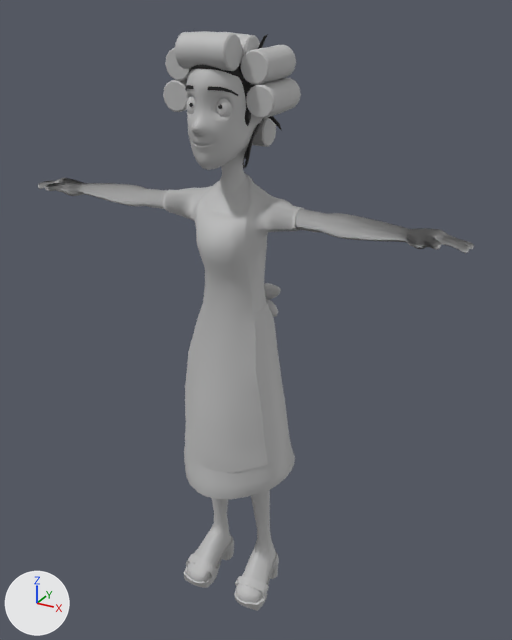
Before and after pictures for a commit that changed the FBX model El_Chavo/Assets/Animaciones/DoñaFlorinda/DoñaFlorinda_Lanzando.fbx.
Both versions are drawn from a camera (50 mm lens) standing at (0.926, -1.556, 1.703) and looking at (0.037, 0.06, 0.895). Lighting does not change. The marker at lower left points along +X, +Y and +Z. Where no turn or scale is listed for an object, it has been applied to the vertices.

In view in the first picture: 'Doña_florinda02_rig_V01:DF_Brazos', 'Doña_florinda02_rig_V01:DF_Piernas', 'Doña_florinda02_rig_V01:DF_cabello1', 'Doña_florinda02_rig_V01:DF_cabello_gallos', 'Doña_florinda02_rig_V01:DF_cabeza', 'Doña_florinda02_rig_V01:DF_ceja_der', 'Doña_florinda02_rig_V01:DF_ceja_izq', 'Doña_florinda02_rig_V01:DF_cuerpo', 'Doña_florinda02_rig_V01:DF_ojo_der', 'Doña_florinda02_rig_V01:DF_ojo_izq', 'Doña_florinda02_rig_V01:DF_tubos'.
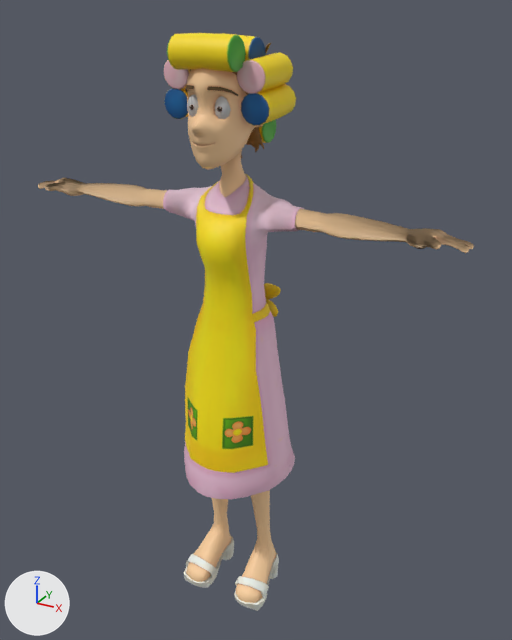
The change, as a list of edits to the scene's bpy script:
```text
Change mat_doña_florinda02_rig_v01_doña_florinda_mat:
    remove mat_doña_florinda02_rig_v01_doña_florinda_mat.base_color = (0.5, 0.5, 0.5)  # grey #bcbcbc
    add mat_doña_florinda02_rig_v01_doña_florinda_mat.texture = img_doña_florinda_03_doña_florinda_mat_albedotransparency_png
Change me_mesh:
    used by ob_doña_florinda02_rig_v01_df_cabeza; location = (0.004, 0.0, 0.0); rotation_euler = (1.571, 0.0, 0.0), in degrees (90, 0, 0); scale = (0.0101, 0.0101, 0.0101)
    remove me_mesh.from_pydata(...)  # 738 vertices, 706 faces; spans x -10.3..9.4, y 124.8..158.4, z -6.7..16.3
    add me_mesh.from_pydata(...)  # 738 vertices, 706 faces; spans x -1.7..1.7, y 20.4..25.9, z -0.7..2.7
    me_mesh part 1: 738 vertices removed from x -10.3..9.4, y 124.8..158.4, z -6.7..16.3
    me_mesh part 2: 738 vertices added at x -1.7..1.7, y 20.4..25.9, z -0.7..2.7
Change me_mesh_004:
    used by ob_doña_florinda02_rig_v01_df_cabello1; location = (0.0, -0.028, 1.465); rotation_euler = (1.658, 0.0, 0.0), in degrees (95, 0, 0); scale = (0.062, 0.062, 0.062)
    remove me_mesh_004.from_pydata(...)  # 946 vertices, 930 faces; spans x -1.45..1.45, y -2.3..2.31, z -1.62..1.42
    remove me_mesh_004.materials.append(mat_doña_florinda02_rig_v01_phong3)  # black #000000
    add me_mesh_004.from_pydata(...)  # 436 vertices, 414 faces; spans x -1.56..1.56, y -2.03..2.03, z -1.42..1.42
    me_mesh_004 part 11: 946 vertices removed from x -1.45..1.45, y -2.3..2.31, z -1.62..1.42; 436 vertices added at x -1.56..1.56, y -2.03..2.03, z -1.42..1.42
    add me_mesh_004.materials.append(mat_doña_florinda02_rig_v01_doña_florinda_mat)  # picture img_doña_florinda_03_doña_florinda_mat_albedotransparency_png
Change me_mesh_003:
    used by ob_doña_florinda02_rig_v01_df_tubos; location = (-0.002, -0.005, 1.518); rotation_euler = (1.658, 0.0, 0.0), in degrees (95, 0, 0); scale = (0.062, 0.062, 0.062)
    remove me_mesh_003.from_pydata(...)  # 648 vertices, 756 faces; spans x -2.62..2.62, y -2.33..2.35, z -2.06..1.96
    add me_mesh_003.from_pydata(...)  # 360 vertices, 420 faces; spans x -1.47..1.47, y -2.08..2.08, z -1.85..1.85
    me_mesh_003 part 3: the loose piece of 72 vertices spanning x -1.08..1.1, y 1.0..2.35, z 0.67..1.96 is rebuilt with 72 vertices and now spans x -1.32..1.34, y 0.78..2.08, z 0.59..1.85
    me_mesh_003 part 4: the loose piece of 72 vertices spanning x -1.19..1.19, y -2.33..-1.1, z -1.76..-0.44 is rebuilt with 72 vertices and now spans x -1.42..1.42, y -2.08..-0.89, z -1.85..-0.56
    me_mesh_003 part 5: the loose piece of 72 vertices spanning x -1.2..1.2, y 0.76..2.18, z -0.68..0.71 is rebuilt with 72 vertices and now spans x -1.47..1.47, y 0.64..2.03, z -0.78..0.58
    me_mesh_003 part 6: the loose piece of 72 vertices spanning x -2.62..-1.28, y -0.81..0.49, z -1.32..1.02 is deleted
    me_mesh_003 part 7: the loose piece of 72 vertices spanning x 1.28..2.62, y -0.81..0.49, z -1.32..1.02 is deleted
    me_mesh_003 part 8: 72 vertices removed from x -2.4..-1.07, y 0.39..1.68, z -1.38..0.96
    me_mesh_003 part 9: 72 vertices removed from x 1.07..2.4, y 0.39..1.69, z -1.38..0.96
    me_mesh_003 part 10: the surface is now shaded smooth
Change ob_doña_florinda02_rig_v01_df_cabeza:
    ob_doña_florinda02_rig_v01_df_cabeza.location: (0.004, 0.0, 0.0) -> (0.0, 0.0, 0.0)
    ob_doña_florinda02_rig_v01_df_cabeza.scale: (0.0101, 0.0101, 0.0101) -> (0.062, 0.062, 0.062)
Change ob_doña_florinda02_rig_v01_df_cabello1:
    ob_doña_florinda02_rig_v01_df_cabello1.location: (0.0, -0.028, 1.465) -> (0.0, -0.03, 1.483)
    ob_doña_florinda02_rig_v01_df_cabello1.rotation_euler: (1.658, 0.0, 0.0) -> (1.571, 0.0, 0.0)  # degrees (95, 0, 0) -> degrees (90, 0, 0)
Change ob_doña_florinda02_rig_v01_df_cabello_gallos:
    ob_doña_florinda02_rig_v01_df_cabello_gallos.location: (-0.005, 0.023, 1.541) -> (0.003, 0.045, 1.548)
    ob_doña_florinda02_rig_v01_df_cabello_gallos.rotation_euler: (1.658, 0.0, 0.0) -> (1.571, 0.0, 0.0)  # degrees (95, 0, 0) -> degrees (90, 0, 0)
Change ob_doña_florinda02_rig_v01_df_tubos:
    ob_doña_florinda02_rig_v01_df_tubos.location: (-0.002, -0.005, 1.518) -> (0.0, -0.032, 1.524)
    ob_doña_florinda02_rig_v01_df_tubos.rotation_euler: (1.658, 0.0, 0.0) -> (1.571, 0.0, 0.0)  # degrees (95, 0, 0) -> degrees (90, 0, 0)
Add ob_doña_florinda02_rig_v01_cabello_tubos_correciones_object002:
    ob_doña_florinda02_rig_v01_cabello_tubos_correciones_object002 = bpy.data.objects.new('Doña_florinda02_rig_V01:Cabello_Tubos_correciones:Object002', me_mesh_006_1)  # 288 vertices, 336 faces; spans x -0.152..0.152, y -0.088..0.07, z -0.078..0.075; in mat_doña_florinda02_rig_v01_doña_florinda_mat (picture img_doña_florinda_03_doña_florinda_mat_albedotransparency_png)
    ob_doña_florinda02_rig_v01_cabello_tubos_correciones_object002.location = (0.0, 0.001, 1.532)
```

Location of each change, [x1, y1, x2, y2] in pixels of the pictures (512 x 640 px):
'Doña_florinda02_rig_V01:DF_cuerpo', surface changed
    both: [163, 174, 304, 499]
'Doña_florinda02_rig_V01:DF_tubos', surface changed, reshaped, moved, turned
    before: [163, 31, 301, 147]
    after: [167, 33, 276, 143]
'Doña_florinda02_rig_V01:DF_cabeza', surface changed, reshaped, moved, rescaled (grey to brown)
    before: [186, 68, 263, 197]
    after: [187, 68, 263, 197]
'Doña_florinda02_rig_V01:DF_Brazos', surface changed (grey to beige)
    both: [38, 178, 474, 253]
'Doña_florinda02_rig_V01:DF_Piernas', surface changed (grey to beige)
    both: [184, 490, 279, 611]
'Doña_florinda02_rig_V01:Cabello_Tubos_correciones:Object002', added
    after: [164, 53, 296, 126]
'Doña_florinda02_rig_V01:DF_cabello1', surface changed, reshaped, moved, turned
    before: [189, 63, 262, 168]
    after: [190, 69, 264, 158]
'Doña_florinda02_rig_V01:DF_ojo_der', surface changed
    both: [186, 94, 198, 117]
'Doña_florinda02_rig_V01:DF_cabello_gallos', surface changed, moved, turned
    before: [194, 31, 282, 131]
    after: [265, 43, 271, 53]
'Doña_florinda02_rig_V01:DF_ceja_izq', surface changed
    both: [207, 87, 238, 96]
'Doña_florinda02_rig_V01:DF_ceja_der', surface changed
    both: [185, 85, 194, 93]
'Doña_florinda02_rig_V01:DF_iris_izq', surface changed
    both: [217, 104, 222, 112]
'Doña_florinda02_rig_V01:CF_iris_der', surface changed
    both: [189, 103, 193, 110]
part 1 of me_mesh, deleted
    before: [186, 68, 263, 197]
part 2 of me_mesh, added (brown)
    after: [187, 68, 263, 197]
part 3 of me_mesh_003, rebuilt (18% wider)
    before: [175, 31, 242, 71]
    after: [167, 33, 246, 72]
part 4 of me_mesh_003, rebuilt
    before: [252, 117, 276, 147]
    after: [259, 120, 276, 143]
part 5 of me_mesh_003, rebuilt
    before: [222, 32, 260, 63]
    after: [221, 33, 266, 61]
part 6 of me_mesh_003, deleted
    before: [163, 80, 187, 112]
part 7 of me_mesh_003, deleted
    before: [246, 78, 301, 118]
part 8 of me_mesh_003, deleted
    before: [165, 48, 189, 81]
part 9 of me_mesh_003, deleted
    before: [240, 45, 296, 85]
